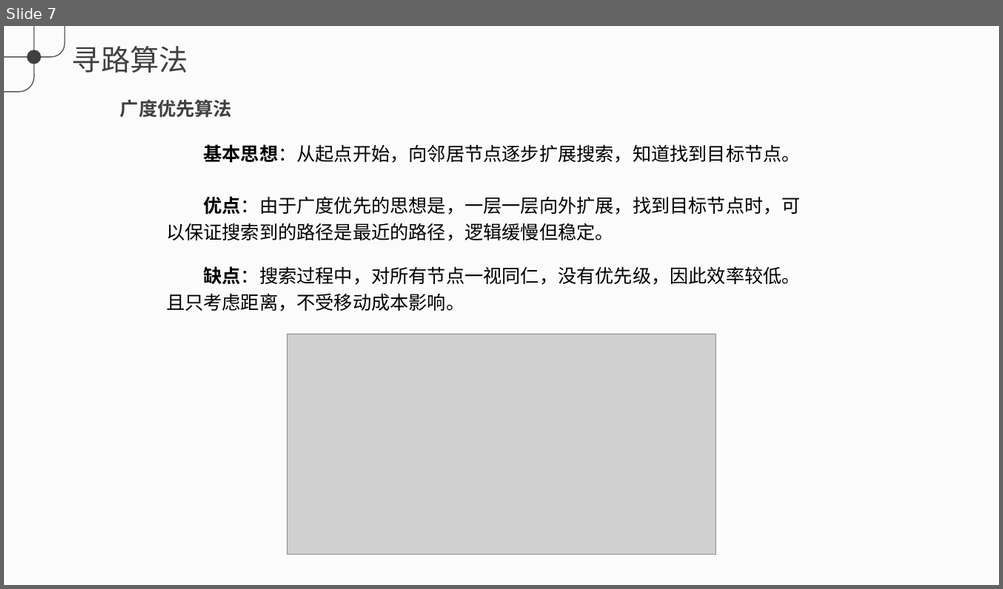
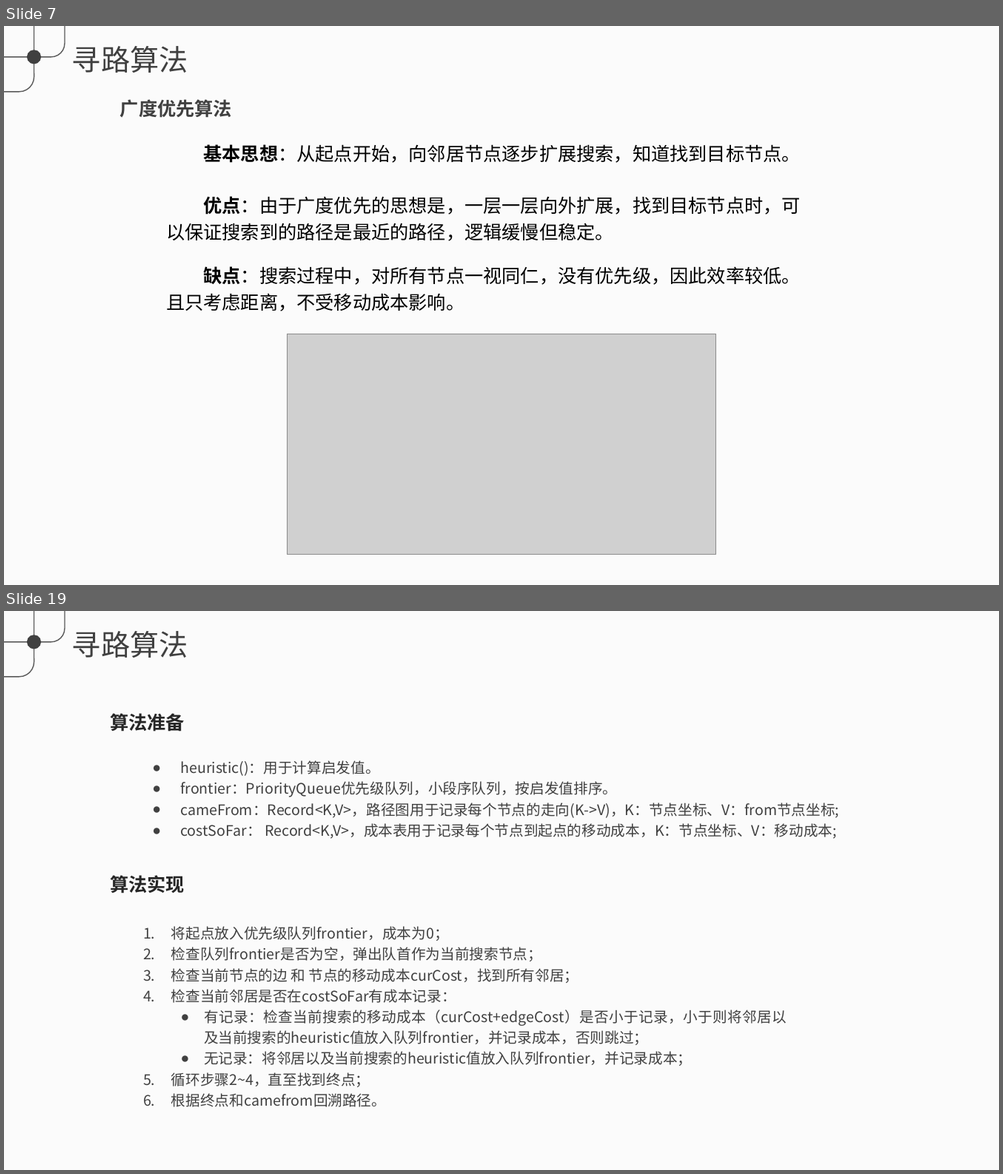
Before and after one commit to Galahad-Zero/PathFinding, a slide deck: doc/寻路算法.pptx. Shown one above the other, each under a label of ours: slide 7 before the commit, slides 7 and 19 after it; the slides between them are not shown. The pictures are 1003x589 and 1003x1174 pixels, drawn with LibreOffice and Linux fonts; fonts in the diff are those of the drawing; grey boxes stand for pictures. Boxes give left, top, right and bottom in pixels: in the first picture for what was removed or moved away, otherwise in the second. Text is boxed around its words. In the diff, an @@ line names an element or a change of style, - is before the commit and + after.

```diff
--- a/doc/寻路算法.pptx
+++ b/doc/寻路算法.pptx
@@ slide 19 added at (x1=4, y1=611, x2=999, y2=1170), background #F2F2F2 at 30% opacity; not listed: 4 template elements that a slide beside it also shows @@
@@ text added at (x1=110, y1=713, x2=185, y2=732), 18 pt, text #262626, bold @@
+算法准备
@@ text added at (x1=180, y1=760, x2=839, y2=839), 14 pt, text #404040 @@
+● heuristic()：用于计算启发值。
+● frontier：PriorityQueue优先级队列，小段序队列，按启发值排序。
+● cameFrom：Record<K,V>，路径图用于记录每个节点的走向(K->V)，K：节点坐标、V：from节点坐标;
+● costSoFar： Record<K,V>，成本表用于记录每个节点到起点的移动成本，K：节点坐标、V：移动成本;
@@ text added at (x1=110, y1=875, x2=185, y2=894), 18 pt, text #262626, bold @@
+算法实现
@@ text added at (x1=171, y1=926, x2=786, y2=1108), 14 pt, text #404040 @@
+1. 将起点放入优先级队列frontier，成本为0；
+2. 检查队列frontier是否为空，弹出队首作为当前搜索节点；
+3. 检查当前节点的边 和 节点的移动成本curCost，找到所有邻居；
+4. 检查当前邻居是否在costSoFar有成本记录：
+  ● 有记录：检查当前搜索的移动成本（curCost+edgeCost）是否小于记录，小于则将邻居以及当前搜索的heuristic值放入队列frontier，并记录成本，否则跳过；
+  ● 无记录：将邻居以及当前搜索的heuristic值放入队列frontier，并记录成本；
+5. 循环步骤2~4，直至找到终点；
+6. 根据终点和camefrom回溯路径。
```
Also in this commit, not shown: 1 slide changed, 11 other slides added, 13 slides removed, 1 other file.
